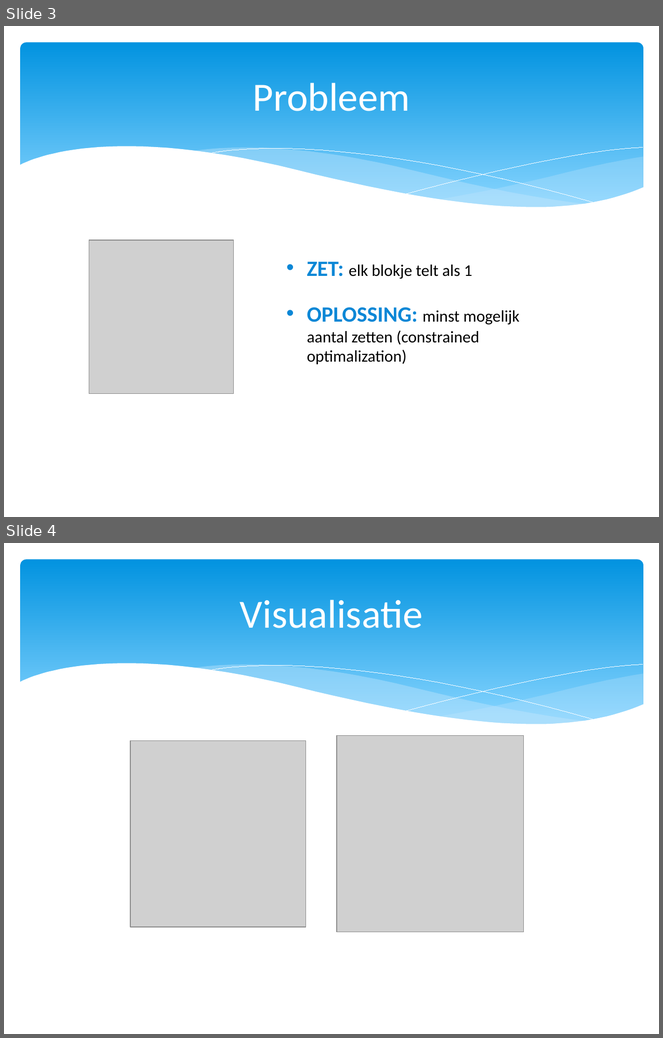
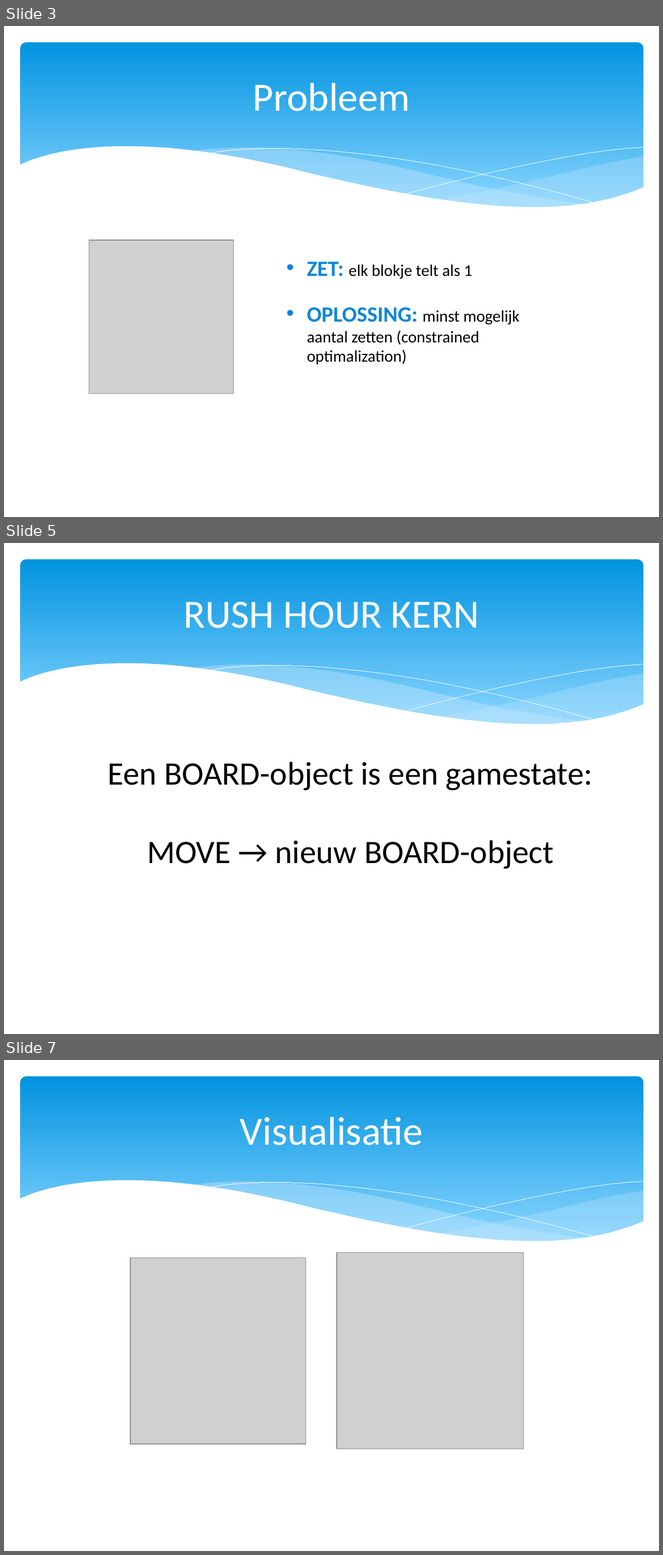
Before and after one commit to Natasjaminor/Spitsuur, a slide deck: presentatie 25-11.pptx. Shown one above the other, each under a label of ours: slides 3 and 4 before the commit, slides 3, 5 and 7 after it; the slides between them are not shown. The pictures are 663x1038 and 663x1555 pixels, drawn with LibreOffice and Linux fonts; fonts in the diff are those of the drawing; grey boxes stand for pictures. Boxes give left, top, right and bottom in pixels: in the first picture for what was removed or moved away, otherwise in the second. Text is boxed around its words. In the diff, an @@ line names an element or a change of style, - is before the commit and + after.

```diff
--- a/presentatie 25-11.pptx
+++ b/presentatie 25-11.pptx
@@ slide 5 added at [4, 543, 659, 1034], background #FFFFFF; not listed: 6 template elements that a slide beside it also shows @@
@@ title added at [183, 602, 479, 628], 44 pt, text #FFFFFF @@
+RUSH HOUR KERN
@@ text added at [108, 762, 593, 869], 36 pt, text #000000 @@
+    Een BOARD-object is een gamestate:
+    MOVE → nieuw BOARD-object
@@ what was slide 4 is now slide 7 @@
```
Also in this commit, not shown: 1 slide changed, 18 other slides added.
